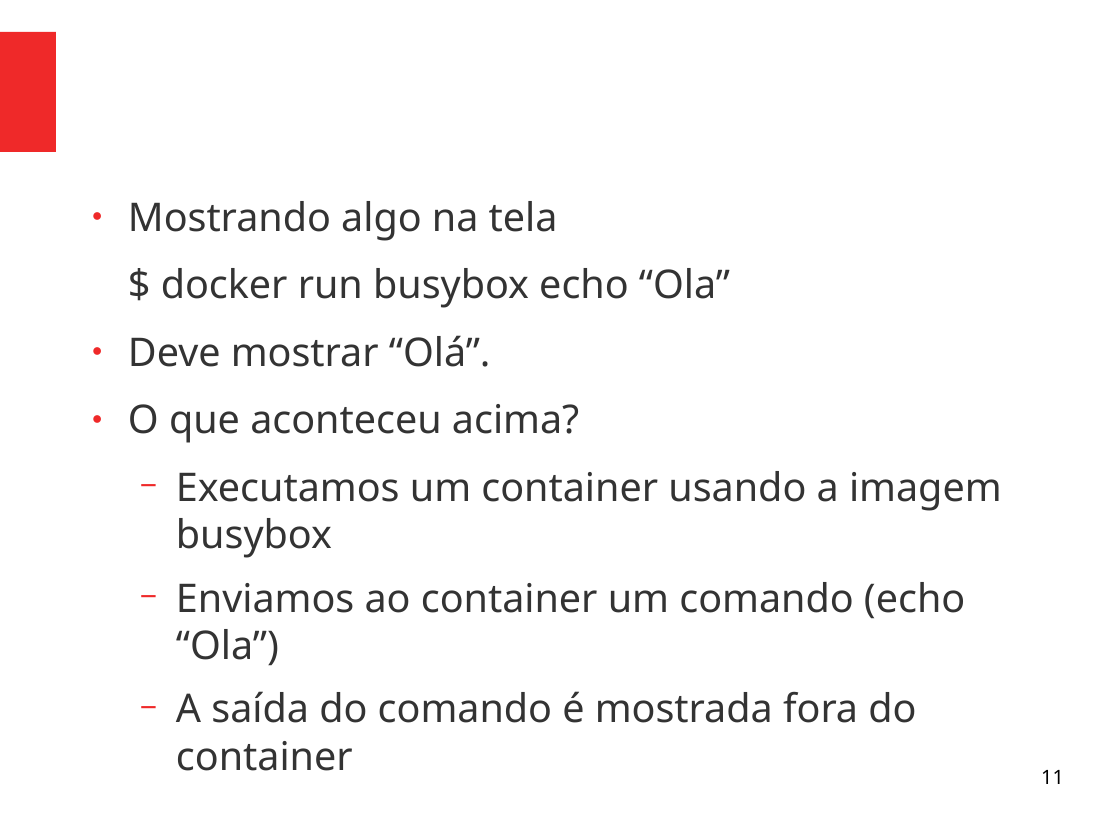
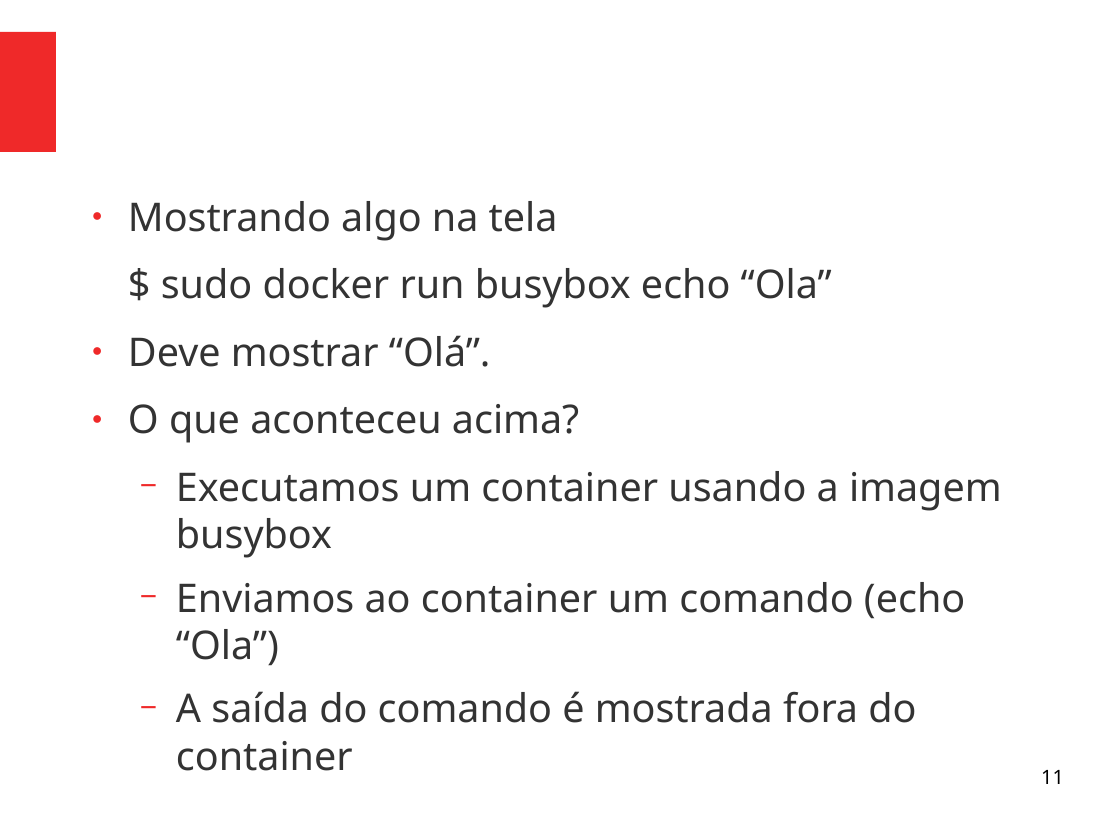
Before and after one commit to viniciusalveshax/aulas, a slide deck: slide 11 of adm-seg-redes/05-docker/05-docker.odp. Drawn at 1120x840 pixels with LibreOffice and Linux fonts; fonts in the diff are those of the drawing. Boxes give left, top, right and bottom in pixels: in the first picture for what was removed or moved away, otherwise in the second. Text is boxed around its words. In the diff, an @@ line names an element or a change of style, - is before the commit and + after.

Commit message:
Modificação menor na aula sobre docker

```diff
--- a/adm-seg-redes/05-docker/05-docker.odp
+++ b/adm-seg-redes/05-docker/05-docker.odp
@@ text at (161, 268, 832, 308): text changed @@
-$ docker run busybox echo “Ola”
+$ sudo docker run busybox echo “Ola”
```
Also in this commit, not shown: 6 other slides changed, 1 other file.
